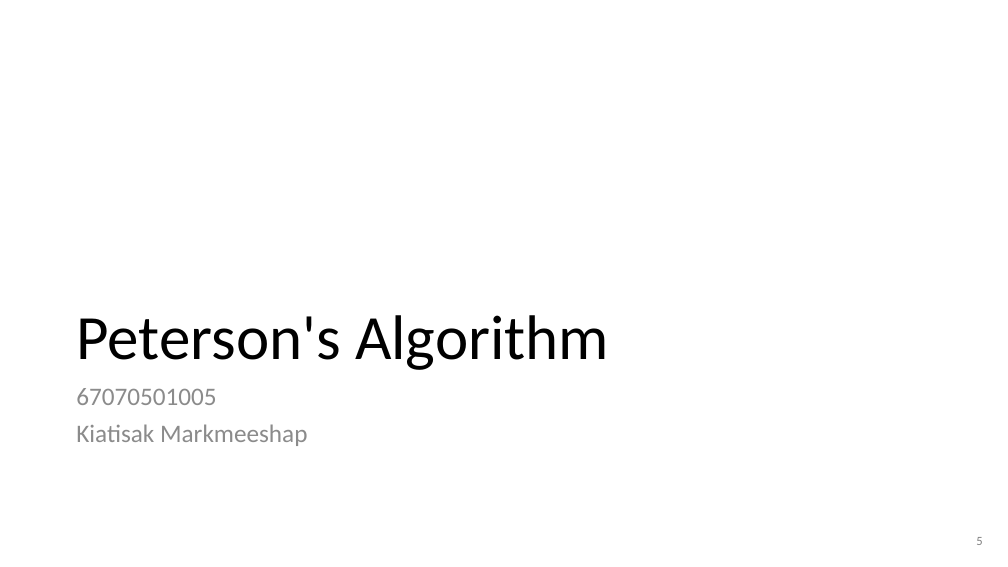
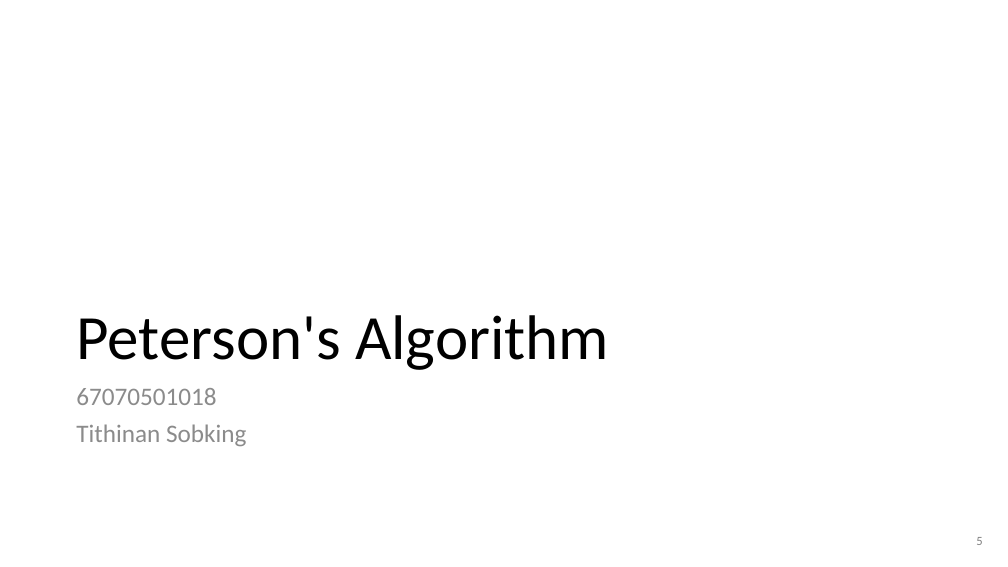
Before and after one commit to Kiatisakk/CPE333-OS, a slide deck: slide 5 of PS08/slides/PS08.pptx. Drawn at 1008x567 pixels with LibreOffice and Linux fonts; fonts in the diff are those of the drawing. Boxes give left, top, right and bottom in pixels: in the first picture for what was removed or moved away, otherwise in the second. Text is boxed around its words. In the diff, an @@ line names an element or a change of style, - is before the commit and + after.

```diff
--- a/PS08/slides/PS08.pptx
+++ b/PS08/slides/PS08.pptx
@@ text at [76,388,246,446]: text changed @@
-67070501005
-Kiatisak Markmeeshap
+67070501018
+Tithinan Sobking
```
Also in this commit, not shown: 3 other slides changed, 2 other files.
